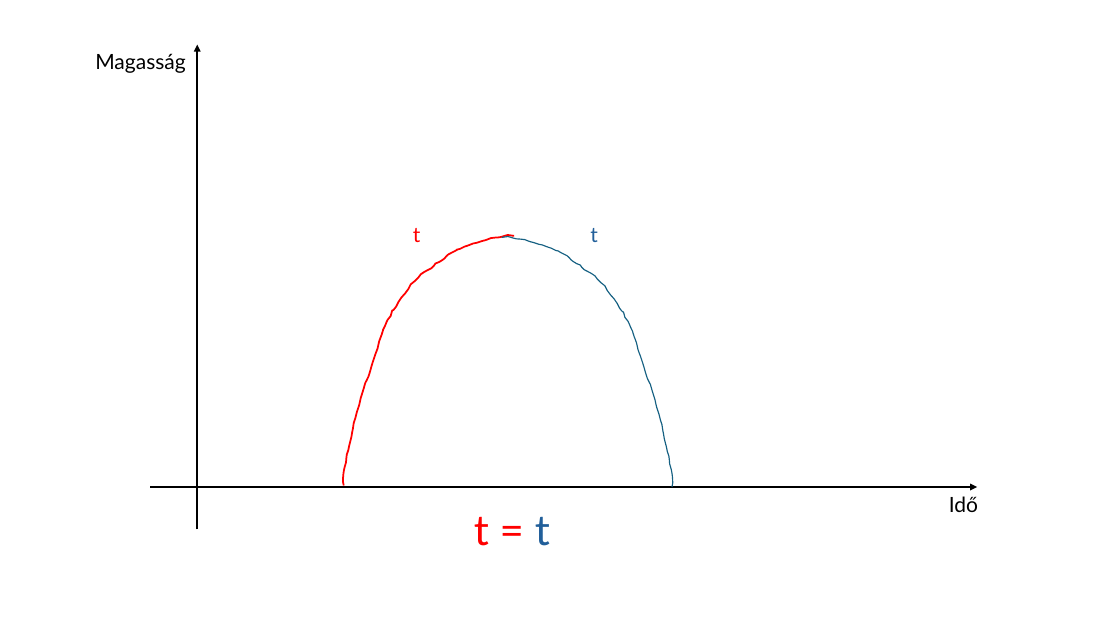
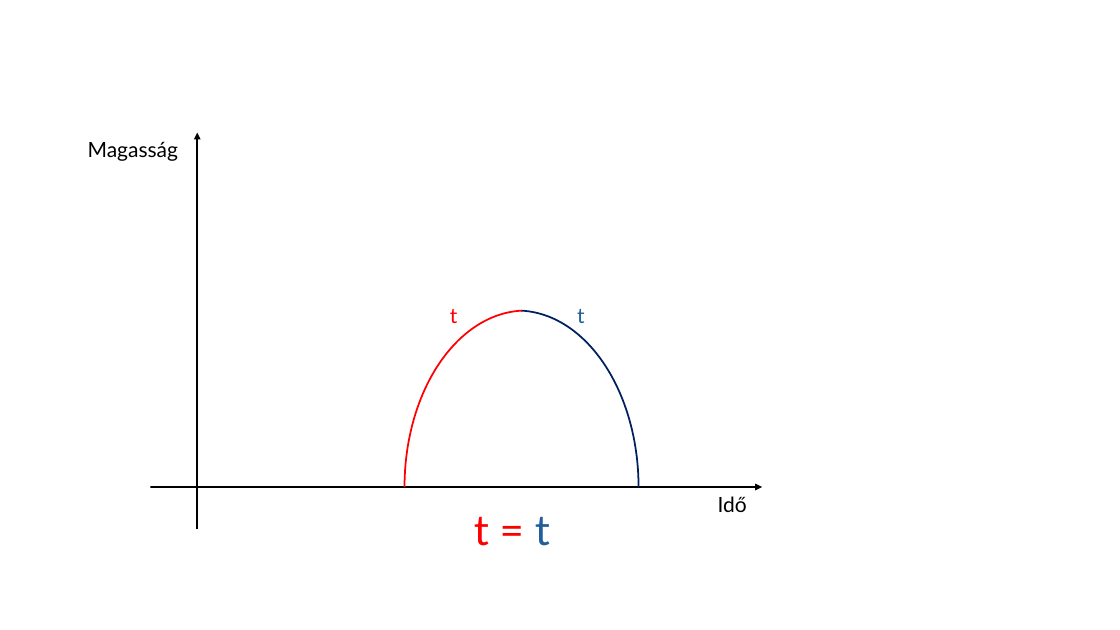
Before and after one commit to SzMartin1/Szakdolgozat, a slide deck: slide 2 of Szakdolgozat_mérések_grafikonok.pptx. Drawn at 1120x630 pixels with LibreOffice and Linux fonts; fonts in the diff are those of the drawing. Boxes give left, top, right and bottom in pixels: in the first picture for what was removed or moved away, otherwise in the second. Text is boxed around its words. In the diff, an @@ line names an element or a change of style, - is before the commit and + after.

```diff
--- a/Szakdolgozat_mérések_grafikonok.pptx
+++ b/Szakdolgozat_mérések_grafikonok.pptx
@@ text "Magasság" moved from (x1=95, y1=53, x2=185, y2=73) to (x1=88, y1=141, x2=178, y2=161) @@
@@ arrow moved from (197, 529) - (197, 45) to (197, 529) - (197, 133) @@
@@ freeform shape removed at (x1=343, y1=235, x2=514, y2=486) @@
@@ freeform shape removed at (x1=502, y1=237, x2=673, y2=487) @@
@@ text "t" moved from (x1=413, y1=228, x2=421, y2=242) to (x1=450, y1=309, x2=458, y2=323) @@
@@ text "t" moved from (x1=590, y1=228, x2=598, y2=242) to (x1=577, y1=309, x2=585, y2=323) @@
@@ arc (boxed as its full ellipse) added at (x1=396, y1=311, x2=639, y2=630), outline #002060 1.5 pt @@
@@ arc (boxed as its full ellipse) added at (x1=405, y1=311, x2=648, y2=630), outline #FF0000 1.5 pt @@
@@ arrow moved from (150, 487) - (977, 487) to (150, 487) - (762, 487) @@
@@ text "Idő" moved from (x1=949, y1=496, x2=978, y2=512) to (x1=718, y1=496, x2=747, y2=512) @@
```
Also in this commit, not shown: 12 other files.
